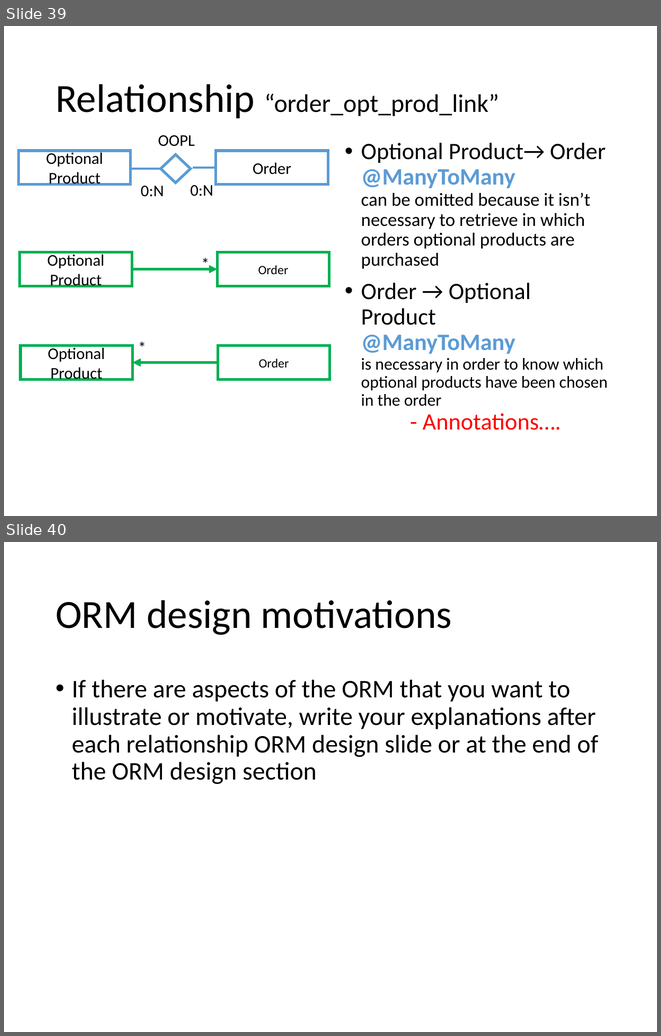
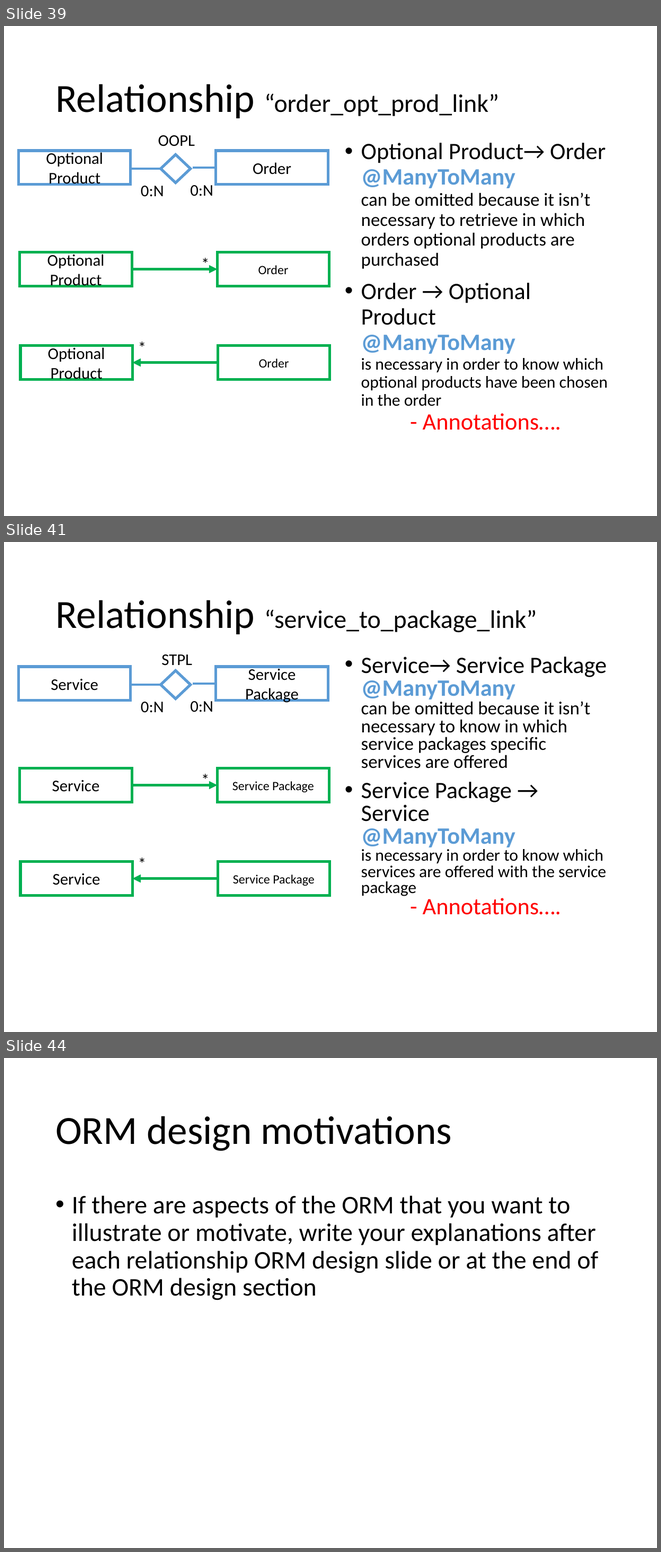
Before and after one commit to andrearestelli/db2-project, a slide deck: docs/documentation.pptx. Shown one above the other, each under a label of ours: slides 39 and 40 before the commit, slides 39, 41 and 44 after it; the slides between them are not shown. The pictures are 661x1036 and 661x1552 pixels, drawn with LibreOffice and Linux fonts; fonts in the diff are those of the drawing. Boxes give left, top, right and bottom in pixels: in the first picture for what was removed or moved away, otherwise in the second. Text is boxed around its words. In the diff, an @@ line names an element or a change of style, - is before the commit and + after.

```diff
--- a/docs/documentation.pptx
+++ b/docs/documentation.pptx
@@ slide 41 added at box(4, 542, 657, 1032), background #FFFFFF @@
@@ title added at box(55, 600, 537, 634), 28 pt, text #000000 @@
+Relationship “service_to_package_link”
@@ rectangle added at box(18, 667, 131, 700), fill #FFFFFF, outline #5B9BD5 3 pt, 18 pt, text #000000 @@
+Service
@@ text added at box(161, 654, 192, 670), 18 pt, text #000000 @@
+STPL
@@ rectangle added at box(216, 667, 328, 700), fill #FFFFFF, outline #5B9BD5 3 pt, 18 pt, text #000000 @@
+Service Package
@@ text added at box(361, 656, 607, 915), 20.4 pt, text #000000 @@
+• Service→ Service Package
+  @ManyToMany
+  can be omitted because it isn’t necessary to know in which service packages specific services are offered
+• Service Package → Service
+  @ManyToMany
+  is necessary in order to know which services are offered with the service package
+  - Annotations….
@@ line added from (161, 685) to (131, 685), #5B9BD5 2.25 pt @@
@@ diamond added at box(160, 671, 191, 699), fill #FFFFFF, outline #5B9BD5 3 pt @@
@@ line added from (216, 684) to (193, 684), #5B9BD5 2.25 pt @@
@@ text added at box(141, 702, 164, 713), 18 pt, text #000000 @@
+0:N
@@ text added at box(190, 701, 213, 712), 18 pt, text #000000 @@
+0:N
@@ rectangle added at box(20, 768, 132, 802), outline #00B050 3 pt, 18 pt, text #000000 @@
+Service
@@ text added at box(195, 766, 216, 792), 18 pt, text #000000 @@
+*
@@ rectangle added at box(218, 768, 330, 802), outline #00B050 3 pt, 14 pt, text #000000 @@
+Service Package
@@ arrow added from (132, 785) to (218, 785), #00B050 3 pt @@
@@ text added at box(131, 849, 153, 876), 18 pt, text #000000 @@
+*
@@ rectangle added at box(20, 861, 133, 896), outline #00B050 3 pt, 18 pt, text #000000 @@
+Service
@@ rectangle added at box(218, 861, 330, 896), outline #00B050 3 pt, 14 pt, text #000000 @@
+Service Package
@@ arrow added from (218, 878) to (133, 878), #00B050 3 pt @@
@@ what was slide 40 is now slide 44 @@
```
Also in this commit, not shown: 3 other slides added.
